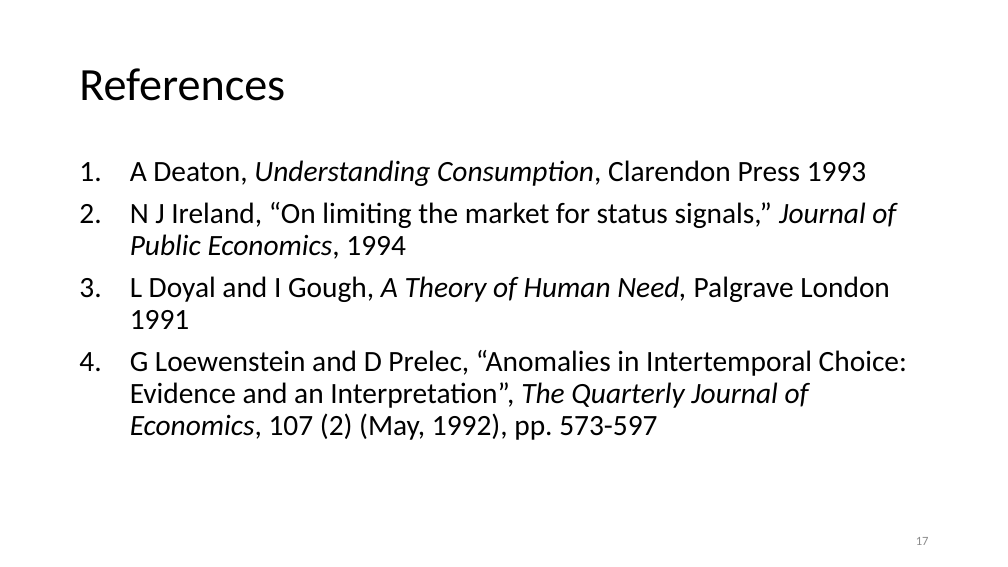
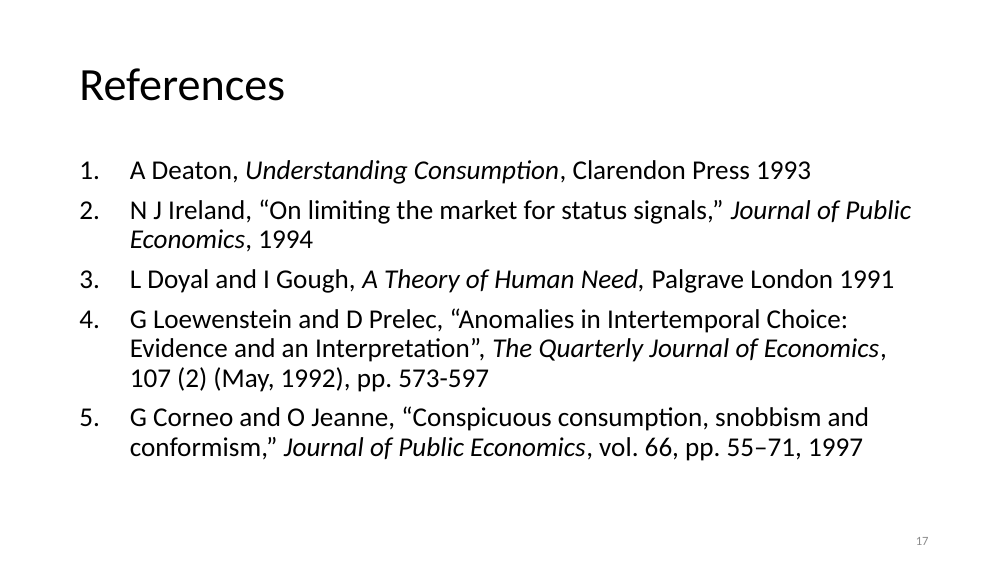
Before and after one commit to anuragr81/research, a slide deck: slide 17 of consumption/presentationFeb2020.pptx. Drawn at 1008x567 pixels with LibreOffice and Linux fonts; fonts in the diff are those of the drawing; background and template pictures are left out. Boxes give left, top, right and bottom in pixels: in the first picture for what was removed or moved away, otherwise in the second. Text is boxed around its words. In the diff, an @@ line names an element or a change of style, - is before the commit and + after.

```diff
--- a/consumption/presentationFeb2020.pptx
+++ b/consumption/presentationFeb2020.pptx
@@ text at bbox=[130, 160, 911, 392]: size 21 to 19.4 pt in "A Deaton, Understanding Consumption, Clarendon Press 1993", "N J Ireland, “On limiting the market ...", "L Doyal and I Gough, A Theory ...", "G Loewenstein and D Prelec, “Anomalies in ..." @@
@@ text at bbox=[130, 406, 870, 461]: paragraph added @@
+5. G Corneo and O Jeanne, “Conspicuous consumption, snobbism and conformism,” Journal of Public Economics, vol. 66, pp. 55–71, 1997
```
Also in this commit, not shown: 12 other slides changed, 2 other files.
